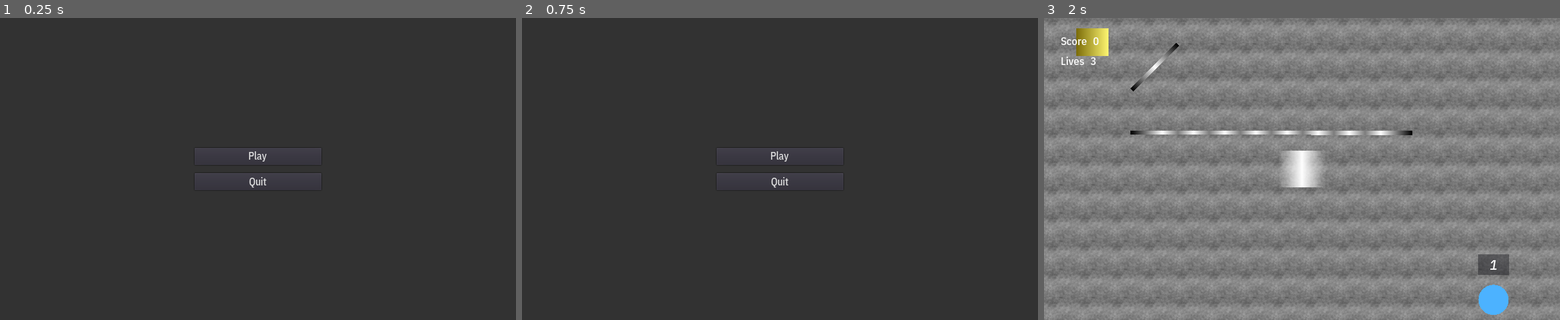
Above: before the commit, frames 1-3 (left to right).
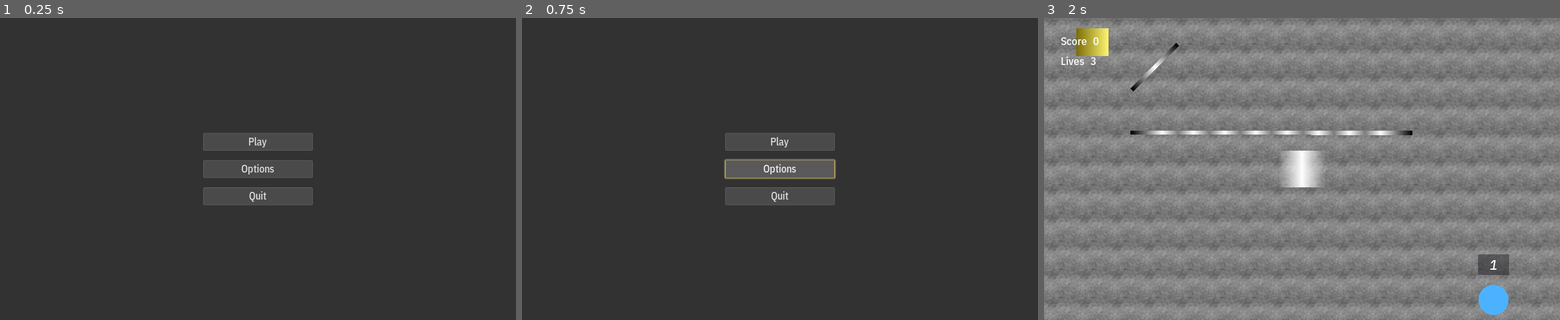
Above: after the commit, the same moments.

Repository: Calinou/escape-space
Game: Godot game, scene res://menu/main.tscn
The game is run twice, just before and just after one commit, with the same random seed, the same clock (stepped at 60 frames per second) and the same inputs.
Inputs (mouse positions are in pixels of both pictures, inside the frame that each line leads up to):
- Up to frame 1 (0.25 s): no input
- Up to frame 2 (0.75 s): click (780, 169) at 0.5 s, where only the run after the commit has a clickable "Options"
- Up to frame 3 (2 s): click "Play" at 1.25 s

The runs differ from the first frame. In frame 1, 1.0% of the frame differs, in the area x 37-63%, y 38-63%; in frame 2, 2.0%; in frame 3, nothing differs.

Commit message:
Begin work on main menu theme

Diff:
--- a/menu/main.tscn
+++ b/menu/main.tscn
@@ -16,15 +16,18 @@
 size_flags_vertical = 1
 theme = ExtResource( 1 )
 script = ExtResource( 2 )
+__meta__ = {
+"_edit_lock_": true
+}
 
 [node name="VBoxContainer" type="VBoxContainer" parent="."]
 anchor_left = 0.5
 anchor_top = 0.5
 anchor_right = 0.5
 anchor_bottom = 0.5
-margin_left = -126.0
+margin_left = -108.0
 margin_top = -300.0
-margin_right = 126.0
+margin_right = 108.0
 margin_bottom = 300.0
 rect_pivot_offset = Vector2( 0, 0 )
 rect_clip_content = false
@@ -32,7 +35,7 @@
 mouse_default_cursor_shape = 0
 size_flags_horizontal = 1
 size_flags_vertical = 1
-custom_constants/separation = 16
+custom_constants/separation = 20
 alignment = 1
 
 [node name="Play" type="Button" parent="VBoxContainer"]
@@ -40,9 +43,9 @@
 anchor_top = 0.0
 anchor_right = 0.0
 anchor_bottom = 0.0
-margin_top = 258.0
-margin_right = 252.0
-margin_bottom = 292.0
+margin_top = 229.0
+margin_right = 216.0
+margin_bottom = 263.0
 rect_pivot_offset = Vector2( 0, 0 )
 rect_clip_content = false
 focus_mode = 2
@@ -58,14 +61,37 @@
 flat = false
 align = 1
 
+[node name="Options" type="Button" parent="VBoxContainer"]
+anchor_left = 0.0
+anchor_top = 0.0
+anchor_right = 0.0
+anchor_bottom = 0.0
+margin_top = 283.0
+margin_right = 216.0
+margin_bottom = 317.0
+rect_pivot_offset = Vector2( 0, 0 )
+rect_clip_content = false
+focus_mode = 2
+mouse_filter = 0
+mouse_default_cursor_shape = 0
+size_flags_horizontal = 1
+size_flags_vertical = 1
+toggle_mode = false
+enabled_focus_mode = 2
+shortcut = null
+group = null
+text = "Options"
+flat = false
+align = 1
+
 [node name="Quit" type="Button" parent="VBoxContainer"]
 anchor_left = 0.0
 anchor_top = 0.0
 anchor_right = 0.0
 anchor_bottom = 0.0
-margin_top = 308.0
-margin_right = 252.0
-margin_bottom = 342.0
+margin_top = 337.0
+margin_right = 216.0
+margin_bottom = 371.0
 rect_pivot_offset = Vector2( 0, 0 )
 rect_clip_content = false
 focus_mode = 2
--- a/menu/theme.tres
+++ b/menu/theme.tres
@@ -1,8 +1,148 @@
-[gd_resource type="Theme" load_steps=3 format=2]
+[gd_resource type="Theme" load_steps=8 format=2]
 
 [ext_resource path="res://fonts/ibm_plex_sans_condensed_medium.tres" type="DynamicFontData" id=1]
 
-[sub_resource type="DynamicFont" id=1]
+[sub_resource type="StyleBoxFlat" id=2]
+
+content_margin_left = -1.0
+content_margin_right = -1.0
+content_margin_top = 3.0
+content_margin_bottom = 3.0
+bg_color = Color( 0.294118, 0.294118, 0.294118, 0.498039 )
+draw_center = true
+border_width_left = 1
+border_width_top = 1
+border_width_right = 1
+border_width_bottom = 1
+border_color = Color( 0.392157, 0.392157, 0.392157, 0.498039 )
+border_blend = false
+corner_radius_top_left = 1
+corner_radius_top_right = 1
+corner_radius_bottom_right = 1
+corner_radius_bottom_left = 1
+corner_detail = 3
+expand_margin_left = 0.0
+expand_margin_right = 0.0
+expand_margin_top = 0.0
+expand_margin_bottom = 0.0
+shadow_color = Color( 0, 0, 0, 0.6 )
+shadow_size = 0
+anti_aliasing = true
+anti_aliasing_size = 1
+
+[sub_resource type="StyleBoxFlat" id=3]
+
+content_margin_left = -1.0
+content_margin_right = -1.0
+content_margin_top = 3.0
+content_margin_bottom = 3.0
+bg_color = Color( 0.294118, 0.294118, 0.294118, 1 )
+draw_center = false
+border_width_left = 0
+border_width_top = 0
+border_width_right = 0
+border_width_bottom = 0
+border_color = Color( 0.392157, 0.392157, 0.392157, 1 )
+border_blend = false
+corner_radius_top_left = 1
+corner_radius_top_right = 1
+corner_radius_bottom_right = 1
+corner_radius_bottom_left = 1
+corner_detail = 3
+expand_margin_left = 0.0
+expand_margin_right = 0.0
+expand_margin_top = 0.0
+expand_margin_bottom = 0.0
+shadow_color = Color( 1, 0.870588, 0.423529, 0.6 )
+shadow_size = 4
+anti_aliasing = true
+anti_aliasing_size = 1
+
+[sub_resource type="StyleBoxFlat" id=4]
+
+content_margin_left = -1.0
+content_margin_right = -1.0
+content_margin_top = 3.0
+content_margin_bottom = 3.0
+bg_color = Color( 0.352941, 0.352941, 0.352941, 1 )
+draw_center = true
+border_width_left = 1
+border_width_top = 1
+border_width_right = 1
+border_width_bottom = 1
+border_color = Color( 0.45098, 0.45098, 0.45098, 1 )
+border_blend = false
+corner_radius_top_left = 1
+corner_radius_top_right = 1
+corner_radius_bottom_right = 1
+corner_radius_bottom_left = 1
+corner_detail = 3
+expand_margin_left = 0.0
+expand_margin_right = 0.0
+expand_margin_top = 0.0
+expand_margin_bottom = 0.0
+shadow_color = Color( 0, 0, 0, 0.6 )
+shadow_size = 0
+anti_aliasing = true
+anti_aliasing_size = 1
+
+[sub_resource type="StyleBoxFlat" id=1]
+
+content_margin_left = -1.0
+content_margin_right = -1.0
+content_margin_top = 3.0
+content_margin_bottom = 3.0
+bg_color = Color( 0.294118, 0.294118, 0.294118, 1 )
+draw_center = true
+border_width_left = 1
+border_width_top = 1
+border_width_right = 1
+border_width_bottom = 1
+border_color = Color( 0.392157, 0.392157, 0.392157, 1 )
+border_blend = false
+corner_radius_top_left = 1
+corner_radius_top_right = 1
+corner_radius_bottom_right = 1
+corner_radius_bottom_left = 1
+corner_detail = 3
+expand_margin_left = 0.0
+expand_margin_right = 0.0
+expand_margin_top = 0.0
+expand_margin_bottom = 0.0
+shadow_color = Color( 0, 0, 0, 0.6 )
+shadow_size = 0
+anti_aliasing = true
+anti_aliasing_size = 1
+
+[sub_resource type="StyleBoxFlat" id=5]
+
+content_margin_left = -1.0
+content_margin_right = -1.0
+content_margin_top = 3.0
+content_margin_bottom = 3.0
+bg_color = Color( 0.215686, 0.215686, 0.215686, 1 )
+draw_center = true
+border_width_left = 1
+border_width_top = 1
+border_width_right = 1
+border_width_bottom = 1
+border_color = Color( 0.313726, 0.313726, 0.313726, 1 )
+border_blend = false
+corner_radius_top_left = 1
+corner_radius_top_right = 1
+corner_radius_bottom_right = 1
+corner_radius_bottom_left = 1
+corner_detail = 3
+expand_margin_left = 0.0
+expand_margin_right = 0.0
+expand_margin_top = 0.0
+expand_margin_bottom = 0.0
+shadow_color = Color( 0, 0, 0, 0.6 )
+shadow_size = 0
+anti_aliasing = true
+anti_aliasing_size = 1
+
+[sub_resource type="DynamicFont" id=6]
 
 size = 21
 outline_size = 0
@@ -13,4 +153,15 @@
 
 [resource]
 
-default_font = SubResource( 1 )
+default_font = SubResource( 6 )
+Button/colors/font_color = Color( 0.878431, 0.878431, 0.878431, 1 )
+Button/colors/font_color_disabled = Color( 0.9, 0.9, 0.9, 0.2 )
+Button/colors/font_color_hover = Color( 0.941176, 0.941176, 0.941176, 1 )
+Button/colors/font_color_pressed = Color( 1, 1, 1, 1 )
+Button/constants/hseparation = 2
+Button/fonts/font = null
+Button/styles/disabled = SubResource( 2 )
+Button/styles/focus = SubResource( 3 )
+Button/styles/hover = SubResource( 4 )
+Button/styles/normal = SubResource( 1 )
+Button/styles/pressed = SubResource( 5 )
